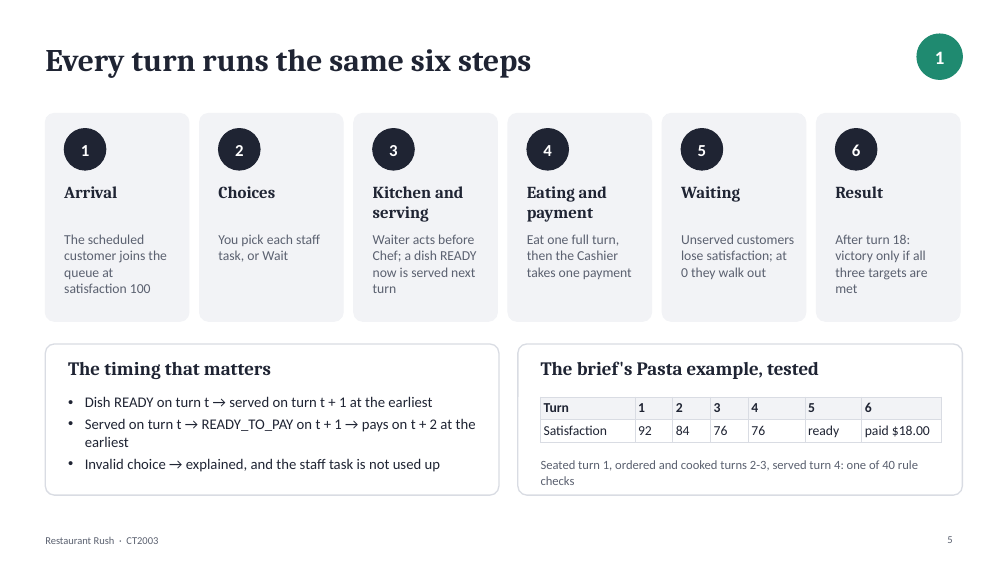
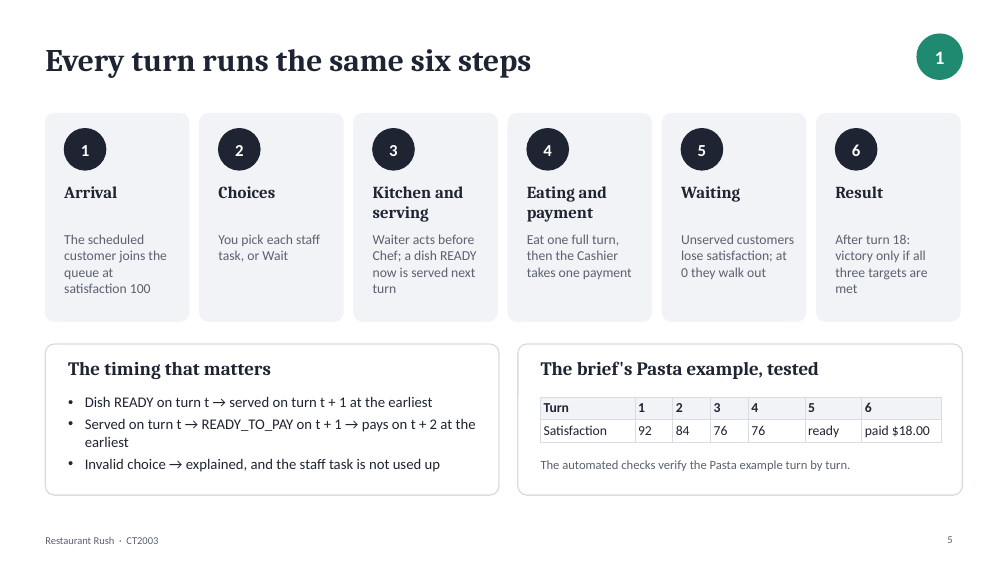
Before and after one commit to JeremyChooCK/CT2003-Restaurant-Rush, a slide deck: slide 5 of docs/presentation/RestaurantRush_Presentation.pptx. Drawn at 1008x567 pixels with LibreOffice and Linux fonts; fonts in the diff are those of the drawing. Boxes give left, top, right and bottom in pixels: in the first picture for what was removed or moved away, otherwise in the second. Text is boxed around its words. In the diff, an @@ line names an element or a change of style, - is before the commit and + after.

```diff
--- a/docs/presentation/RestaurantRush_Presentation.pptx
+++ b/docs/presentation/RestaurantRush_Presentation.pptx
@@ text at <box>541,460,850,471</box>: text changed @@
-Seated turn 1, ordered and cooked turns 2-3, served turn 4: one of 40 rule checks
+The automated checks verify the Pasta example turn by turn.
```
Also in this commit, not shown: 17 other slides changed, 1 slide added, 1 slide removed, 1 other file.
